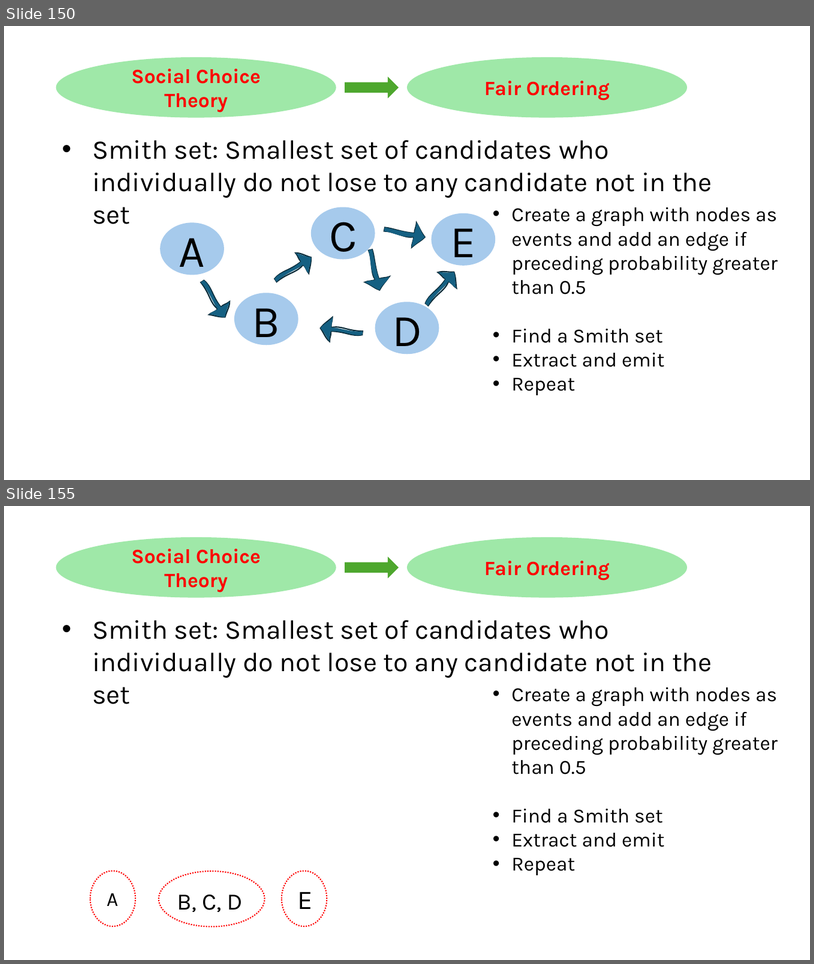
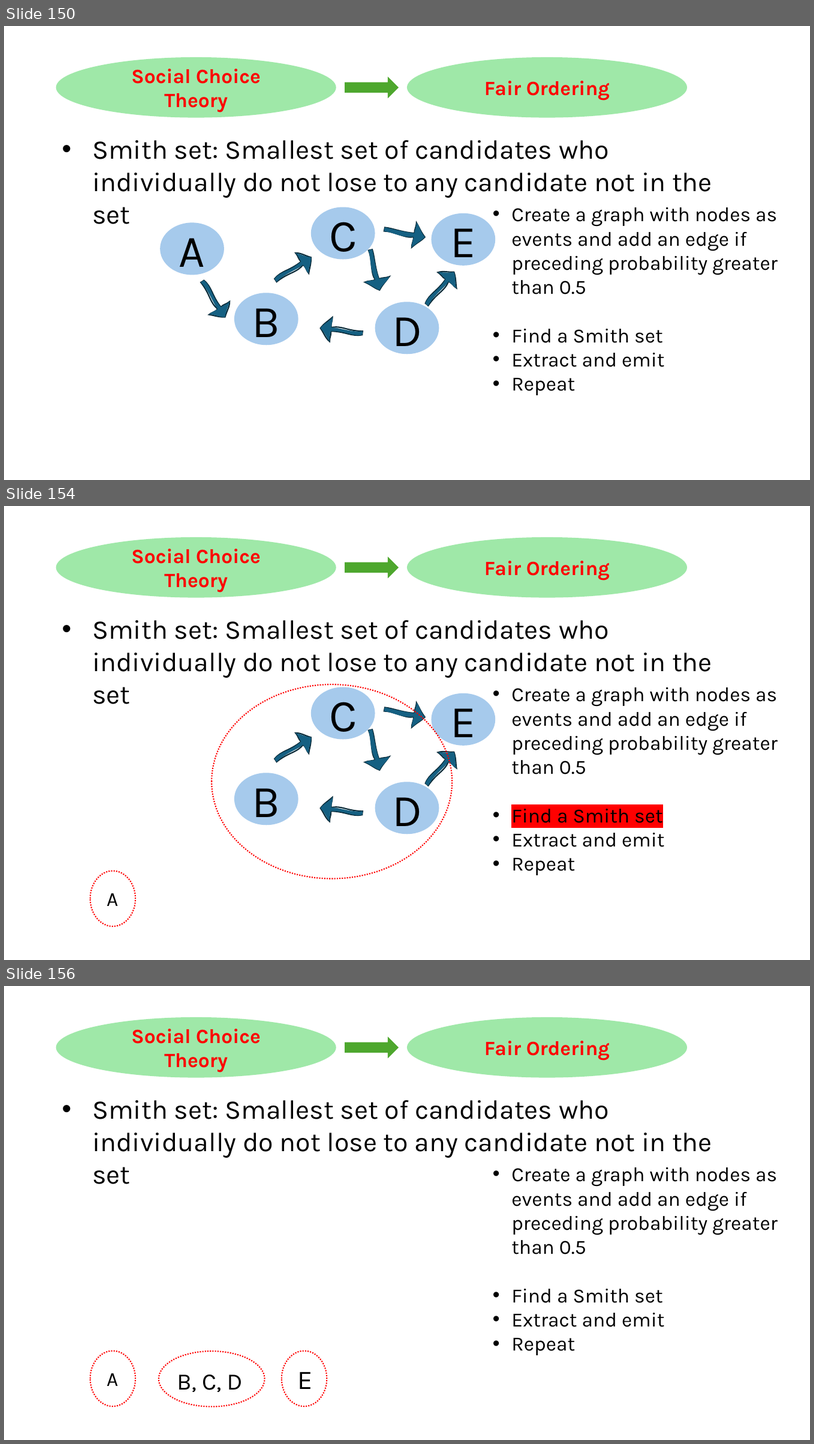
Before and after one commit to HaseebLUMS/Onyx-Presentation, a slide deck: thesis-latency-fairness.pptx. Shown one above the other, each under a label of ours: slides 150 and 155 before the commit, slides 150, 154 and 156 after it; the slides between them are not shown. The pictures are 814x964 and 814x1444 pixels, drawn with LibreOffice and Linux fonts; fonts in the diff are those of the drawing. Boxes give left, top, right and bottom in pixels: in the first picture for what was removed or moved away, otherwise in the second. Text is boxed around its words. In the diff, an @@ line names an element or a change of style, - is before the commit and + after.

```diff
--- a/thesis-latency-fairness.pptx
+++ b/thesis-latency-fairness.pptx
@@ slide 154 added at [4,506,810,960], background #FFFFFF @@
@@ ellipse added at [56,537,336,598], fill #47D45A at 52% opacity, 24 pt, text #FF0000, bold @@
+Social Choice Theory
@@ ellipse added at [408,537,687,598], fill #47D45A at 52% opacity, 24 pt, text #FF0000, bold @@
+Fair Ordering
@@ down arrow added at [346,558,398,577], fill #4EA72E, outline #4EA72E 1.5 pt @@
@@ text added at [92,620,713,678], 32 pt, text #000000 @@
+• Smith set: Smallest set of candidates who individually do not lose to any candidate not in the set
@@ ellipse added at [212,684,453,879], outline #FF0000 1.5 pt dashed @@
@@ ellipse added at [311,687,375,739], fill #A6CAEC, 54 pt, text #000000 @@
+C
@@ freeform shape added at [383,697,428,729], fill #156082, outline #092A39 1.5 pt @@
@@ ellipse added at [432,693,496,745], fill #A6CAEC, 54 pt, text #000000 @@
+E
@@ text added at [512,687,778,875], 24 pt, text #000000 @@
+• Create a graph with nodes as events and add an edge if preceding probability greater than 0.5
+• Find a Smith set
+• Extract and emit
+• Repeat
@@ freeform shape added at [269,727,318,770], fill #156082, outline #092A39 1.5 pt @@
@@ freeform shape added at [359,727,392,772], fill #156082, outline #092A39 1.5 pt @@
@@ freeform shape added at [418,744,464,792], fill #156082, outline #092A39 1.5 pt @@
@@ ellipse added at [234,773,299,825], fill #A6CAEC, 54 pt, text #000000 @@
+B
@@ ellipse added at [375,782,440,834], fill #A6CAEC, 54 pt, text #000000 @@
+D
@@ freeform shape added at [319,796,364,825], fill #156082, outline #092A39 1.5 pt @@
@@ ellipse added at [90,871,136,927], outline #FF0000 1.5 pt dashed @@
@@ text added at [107,893,118,906], 24 pt, text #000000 @@
+A
@@ what was slide 155 is now slide 156 @@
```
Also in this commit, not shown: 8 slides changed.
